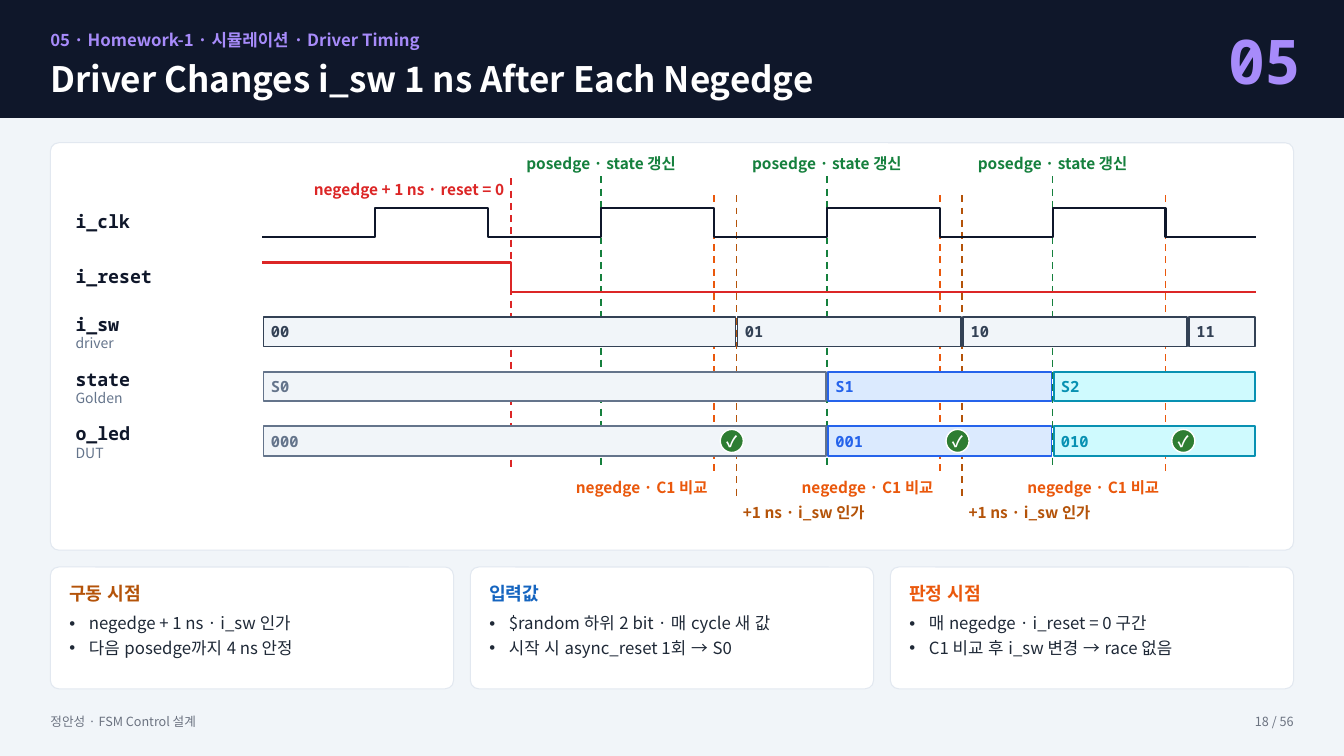
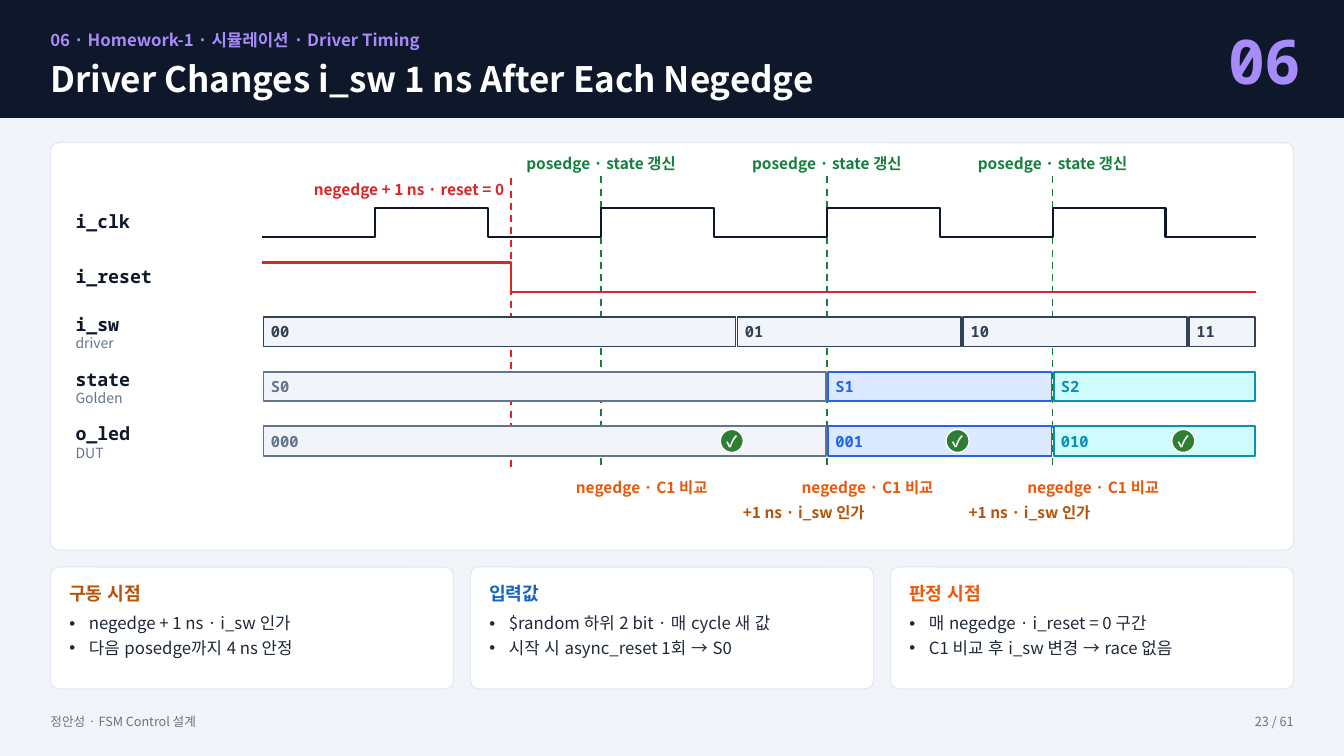
Before and after one commit to kimsacademy1234-max/System_Verilog, a slide deck: slide 23 of homework/1008_fsm_project/FSM_Control_정안성_new.pptx (slide 18 before the commit). Drawn at 1344x756 pixels with LibreOffice and Linux fonts; fonts in the diff are those of the drawing. Boxes give left, top, right and bottom in pixels: in the first picture for what was removed or moved away, otherwise in the second. Text is boxed around its words. In the diff, an @@ line names an element or a change of style, - is before the commit and + after.

```diff
--- a/homework/1008_fsm_project/FSM_Control_정안성_new.pptx
+++ b/homework/1008_fsm_project/FSM_Control_정안성_new.pptx
@@ text at <box>50,32,420,50</box>: text changed @@
-05 · Homework-1 · 시뮬레이션 · Driver Timing
+06 · Homework-1 · 시뮬레이션 · Driver Timing
@@ text at <box>1228,39,1302,85</box>: text changed @@
-05
+06
@@ line removed from (714, 196) to (714, 475) @@
@@ line removed from (737, 196) to (737, 500) @@
@@ line removed from (940, 196) to (940, 475) @@
@@ line removed from (963, 196) to (963, 500) @@
@@ line removed from (1166, 196) to (1166, 475) @@
@@ text at <box>1255,716,1294,726</box>: text changed @@
-18 / 56
+23 / 61
```
Also in this commit, not shown: 54 other slides changed, 6 slides added, 1 slide removed.
